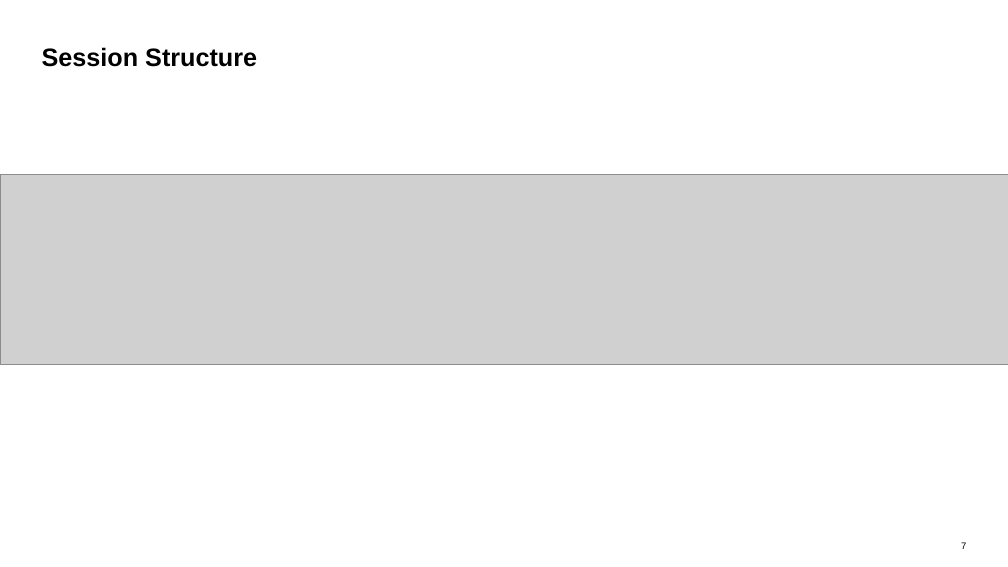
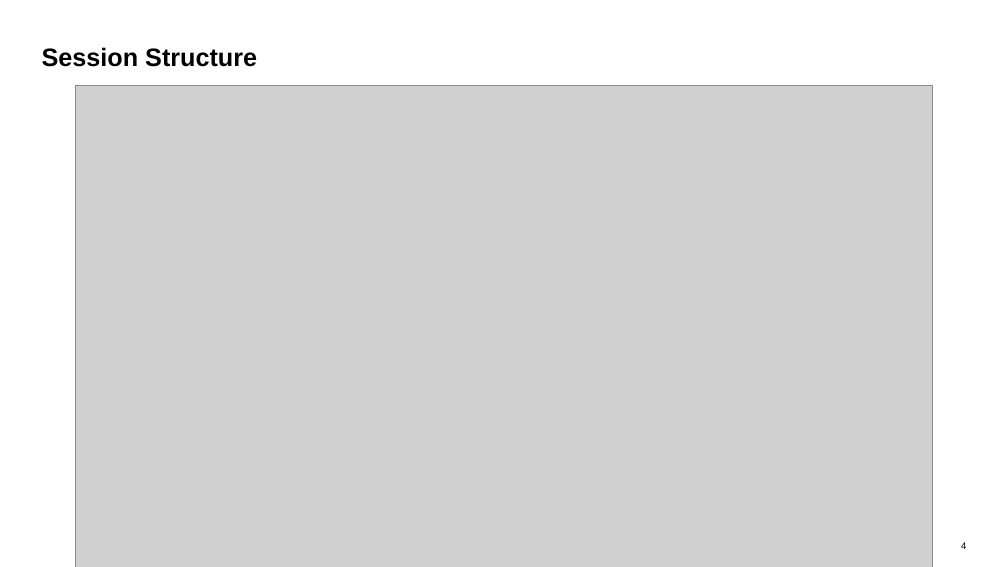
Before and after one commit to d3xter666/ui5con-2019-mean-stack-with-ui5, a slide deck: slide 4 of ui5con2019-mean-stack-ui5.pptx (slide 7 before the commit). Drawn at 1008x567 pixels with LibreOffice and Linux fonts; fonts in the diff are those of the drawing; grey boxes stand for pictures. Boxes give left, top, right and bottom in pixels: in the first picture for what was removed or moved away, otherwise in the second. Text is boxed around its words. In the diff, an @@ line names an element or a change of style, - is before the commit and + after.

```diff
--- a/ui5con2019-mean-stack-ui5.pptx
+++ b/ui5con2019-mean-stack-ui5.pptx
@@ picture added at [76, 85, 932, 567] @@
@@ picture removed at [0, 175, 1008, 364] @@
@@ page number at [961, 542, 966, 549]: text changed @@
-7
+4
```
Also in this commit, not shown: 5 other slides changed, 3 slides added, 1 slide removed.
